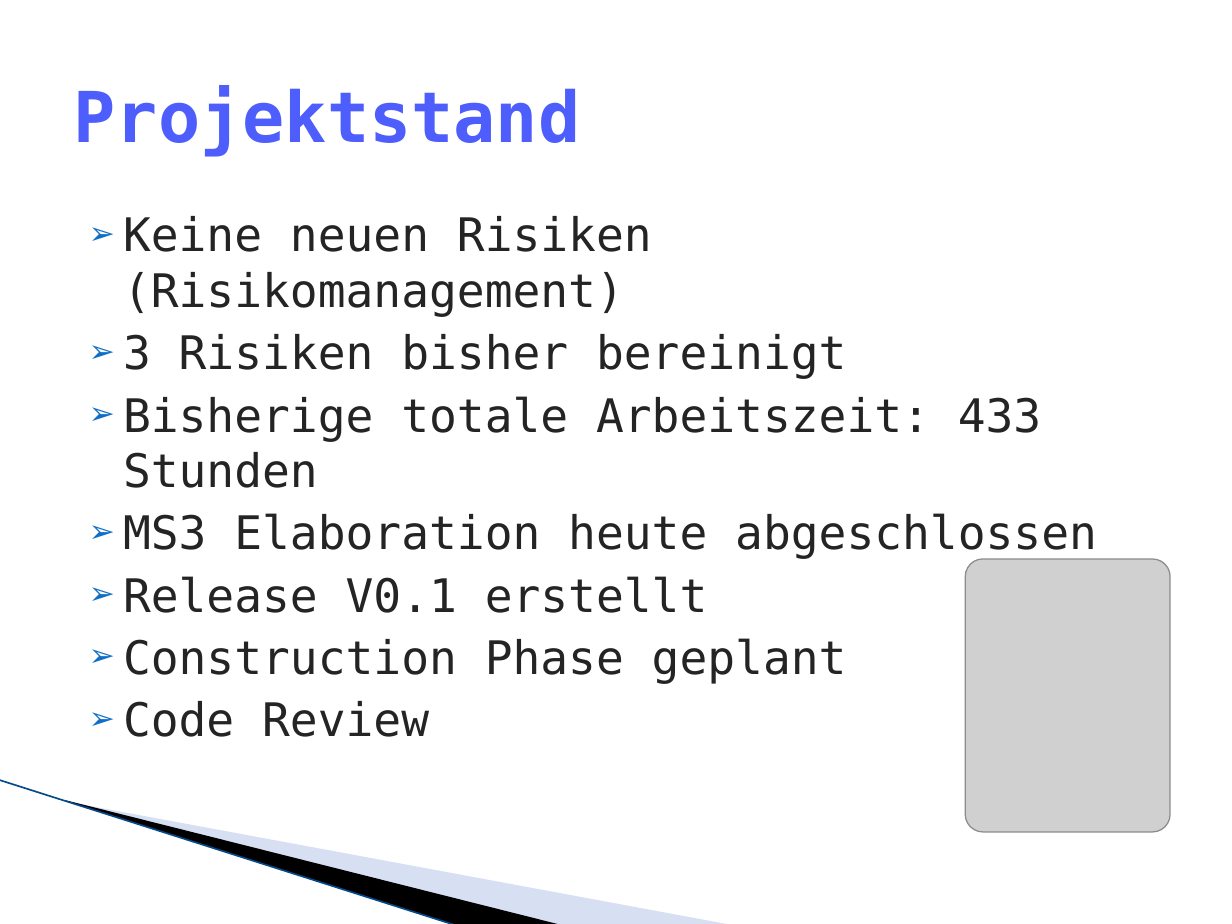
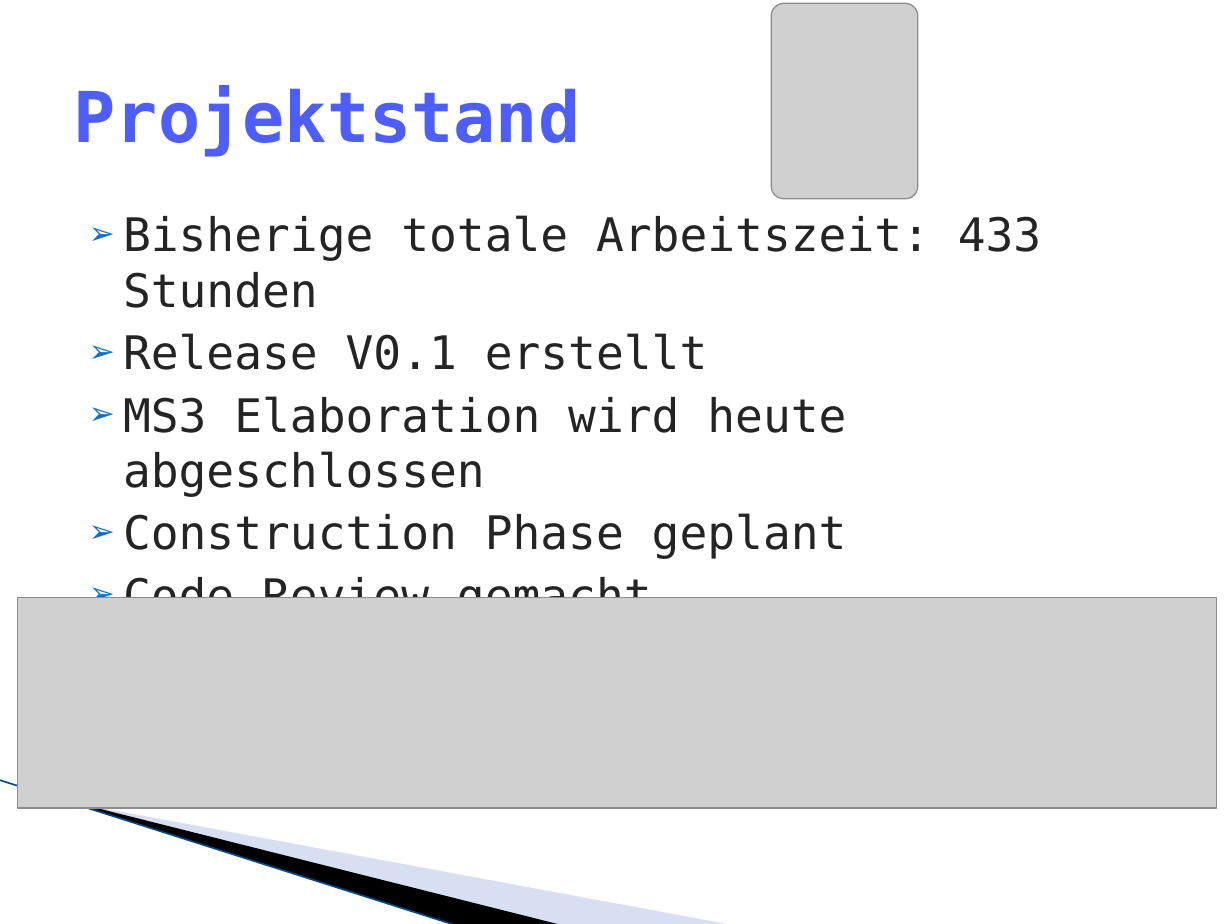
Before and after one commit to lukaselmer/hsr-mrt-software-engineering-2-project, a slide deck: slide 22 of doc/05_Design/praesentation.pptx. Drawn at 1232x924 pixels with LibreOffice and Linux fonts; fonts in the diff are those of the drawing; grey boxes stand for pictures; background and template pictures are left out. Boxes give left, top, right and bottom in pixels: in the first picture for what was removed or moved away, otherwise in the second. Text is boxed around its words. In the diff, an @@ line names an element or a change of style, - is before the commit and + after.

Commit message:
refs #166

```diff
--- a/doc/05_Design/praesentation.pptx
+++ b/doc/05_Design/praesentation.pptx
@@ picture added at (x1=771, y1=4, x2=918, y2=200) @@
@@ text at (x1=123, y1=216, x2=846, y2=379): paragraphs removed @@
-➢ Keine neuen Risiken (Risikomanagement)
-➢ 3 Risiken bisher bereinigt
@@ text at (x1=123, y1=396, x2=846, y2=497): paragraph added @@
+➢ MS3 Elaboration wird heute abgeschlossen
@@ text at (x1=123, y1=513, x2=1097, y2=560): paragraph removed @@
-➢ MS3 Elaboration heute abgeschlossen
@@ picture removed at (x1=965, y1=559, x2=1169, y2=833) @@
@@ picture added at (x1=17, y1=598, x2=1216, y2=808) @@
@@ text at (x1=123, y1=574, x2=652, y2=598): text changed @@
-➢ Code Review
+➢ Code Review gemacht
```
